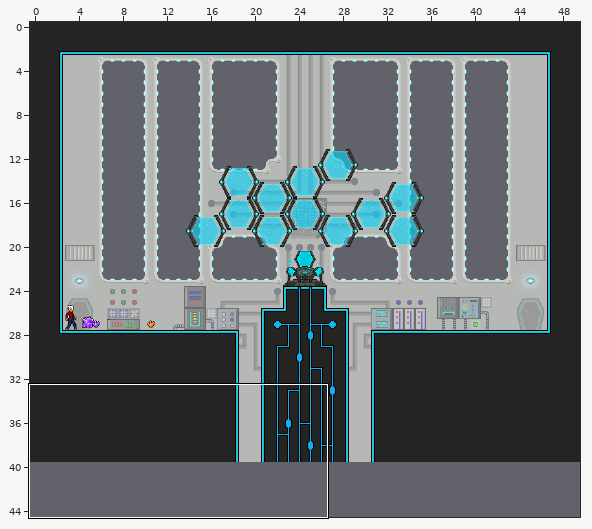
Two versions of a level (Tiled map (JSON), res/map/Finale.json). The picture above shows the old version from afar; the outline marks the close-up.
Close-up. First the earlier version:
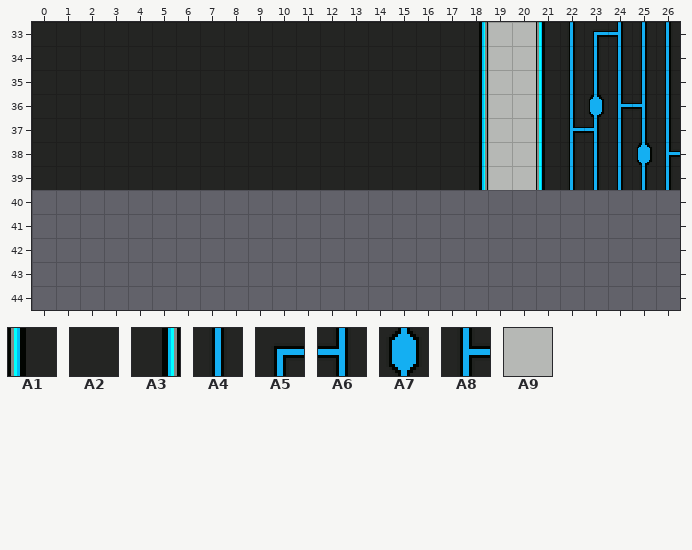
Cells are 16x16 px. Shown: x 0..26, y 33..44. The commit also changed other parts of the map, which this record leaves out. The old version is drawn lined up with the new one.
Key: from "main": A1 25, A2 26, A3 27, A4 57, A5 80, A6 84, A7 107, A8 108, A9 278.
__ is an empty cell.
Objects are placed by their top-left corner, in cells (3,4 is the top-left corner of cell 3,4); size is 1x1 cell unless given.
Layer "Tile Layer 1" before, first column x 0:
33 A2 A2 A2 A2 A2 A2 A2 A2 A2 A2 A2 A2 A2 A2 A2 A2 A2 A2 A3 A9 A9 A1 A4 A5 A6 A4 A4
34 A2 A2 A2 A2 A2 A2 A2 A2 A2 A2 A2 A2 A2 A2 A2 A2 A2 A2 A3 A9 A9 A1 A4 A4 A4 A4 A4
35 A2 A2 A2 A2 A2 A2 A2 A2 A2 A2 A2 A2 A2 A2 A2 A2 A2 A2 A3 A9 A9 A1 A4 A4 A4 A4 A4
36 A2 A2 A2 A2 A2 A2 A2 A2 A2 A2 A2 A2 A2 A2 A2 A2 A2 A2 A3 A9 A9 A1 A4 A7 A8 A6 A4
37 A2 A2 A2 A2 A2 A2 A2 A2 A2 A2 A2 A2 A2 A2 A2 A2 A2 A2 A3 A9 A9 A1 A8 A6 A4 A4 A4
38 A2 A2 A2 A2 A2 A2 A2 A2 A2 A2 A2 A2 A2 A2 A2 A2 A2 A2 A3 A9 A9 A1 A4 A4 A4 A7 A8
39 A2 A2 A2 A2 A2 A2 A2 A2 A2 A2 A2 A2 A2 A2 A2 A2 A2 A2 A3 A9 A9 A1 A4 A4 A4 A4 A4
40 __ __ __ __ __ __ __ __ __ __ __ __ __ __ __ __ __ __ __ __ __ __ __ __ __ __ __
41 __ __ __ __ __ __ __ __ __ __ __ __ __ __ __ __ __ __ __ __ __ __ __ __ __ __ __
42 __ __ __ __ __ __ __ __ __ __ __ __ __ __ __ __ __ __ __ __ __ __ __ __ __ __ __
43 __ __ __ __ __ __ __ __ __ __ __ __ __ __ __ __ __ __ __ __ __ __ __ __ __ __ __
44 __ __ __ __ __ __ __ __ __ __ __ __ __ __ __ __ __ __ __ __ __ __ __ __ __ __ __
After the commit:
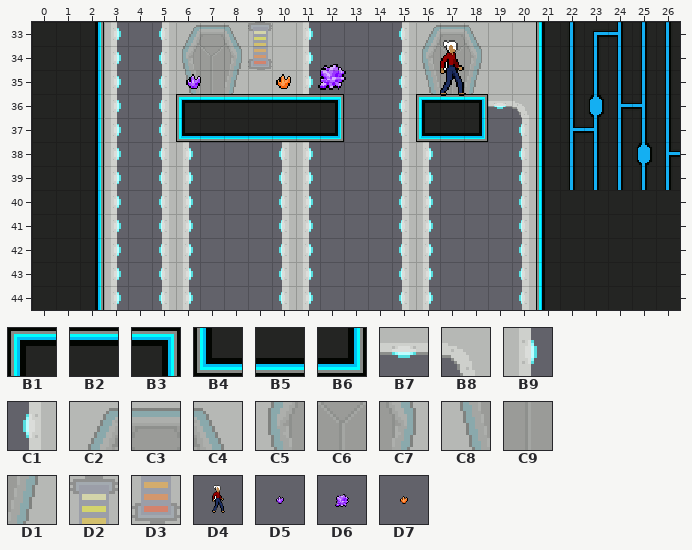
Further tiles: from "main": B1 0, B2 1, B3 2, B4 50, B5 51, B6 52, B7 248, B8 249, B9 272, C1 274, C2 320, C3 321, C4 322, C5 345, C6 346, C7 347, C8 370, C9 371, D1 372, D2 451, D3 476; from "objects": D4 0, D5 4, D6 9, D7 13.
The exact change:
{"change": "map size 50x40 -> 50x45 cells"}
{"where": "layer \"Tile Layer 1\""}
{"y":33,"x":2,"old":"A2 A2 A2 A2 A2 A2 A2 A2 A2 A2 A2 A2 A2 A2 A2 A2 A3","new":"A3 B9 __ C1 C2 C3 C4 D2 A9 B9 __ __ __ C1 C2 C3 C4"}
{"y":34,"x":2,"old":"A2 A2 A2 A2 A2 A2 A2 A2 A2 A2 A2 A2 A2 A2 A2 A2 A3","new":"A3 B9 __ C1 C5 C6 C7 D3 A9 B9 __ __ __ C1 C5 C6 C7"}
{"y":35,"x":2,"old":"A2 A2 A2 A2 A2 A2 A2 A2 A2 A2 A2 A2 A2 A2 A2 A2 A3","new":"A3 B9 __ C1 C8 C9 D1 A9 A9 B9 __ __ __ C1 C8 C9 D1"}
{"y":36,"x":2,"old":"A2 A2 A2 A2 A2 A2 A2 A2 A2 A2 A2 A2 A2 A2 A2 A2 A3 A9 A9","new":"A3 B9 __ C1 B1 B2 B2 B2 B2 B2 B3 __ __ C1 B1 B2 B3 B7 B8"}
{"y":37,"x":2,"old":"A2 A2 A2 A2 A2 A2 A2 A2 A2 A2 A2 A2 A2 A2 A2 A2 A3 A9 A9","new":"A3 B9 __ C1 B4 B5 B5 B5 B5 B5 B6 __ __ C1 B4 B5 B6 __ C1"}
{"y":38,"x":2,"old":"A2 A2 A2 A2 A2 A2 A2 A2 A2 A2 A2 A2 A2 A2 A2 A2 A3 A9 A9","new":"A3 B9 __ C1 B9 __ __ __ C1 B9 __ __ __ C1 B9 __ __ __ C1"}
{"y":39,"x":2,"old":"A2 A2 A2 A2 A2 A2 A2 A2 A2 A2 A2 A2 A2 A2 A2 A2 A3 A9 A9","new":"A3 B9 __ C1 B9 __ __ __ C1 B9 __ __ __ C1 B9 __ __ __ C1"}
{"y":40,"x":0,"old":"__ __ __ __","new":"A2 A2 A3 B9"}
{"y":40,"x":5,"old":"__ __","new":"C1 B9"}
{"y":40,"x":10,"old":"__ __","new":"C1 B9"}
{"y":40,"x":15,"old":"__ __","new":"C1 B9"}
{"y":40,"x":20,"old":"__ __ __ __ __ __ __","new":"C1 A1 A2 A2 A2 A2 A2"}
{"y":41,"x":0,"old":"__ __ __ __","new":"A2 A2 A3 B9"}
{"y":41,"x":5,"old":"__ __","new":"C1 B9"}
{"y":41,"x":10,"old":"__ __","new":"C1 B9"}
{"y":41,"x":15,"old":"__ __","new":"C1 B9"}
{"y":41,"x":20,"old":"__ __ __ __ __ __ __","new":"C1 A1 A2 A2 A2 A2 A2"}
{"y":42,"x":0,"old":"__ __ __ __","new":"A2 A2 A3 B9"}
{"y":42,"x":5,"old":"__ __","new":"C1 B9"}
{"y":42,"x":10,"old":"__ __","new":"C1 B9"}
{"y":42,"x":15,"old":"__ __","new":"C1 B9"}
{"y":42,"x":20,"old":"__ __ __ __ __ __ __","new":"C1 A1 A2 A2 A2 A2 A2"}
{"y":43,"x":0,"old":"__ __ __ __","new":"A2 A2 A3 B9"}
{"y":43,"x":5,"old":"__ __","new":"C1 B9"}
{"y":43,"x":10,"old":"__ __","new":"C1 B9"}
{"y":43,"x":15,"old":"__ __","new":"C1 B9"}
{"y":43,"x":20,"old":"__ __ __ __ __ __ __","new":"C1 A1 A2 A2 A2 A2 A2"}
{"y":44,"x":0,"old":"__ __ __ __","new":"A2 A2 A3 B9"}
{"y":44,"x":5,"old":"__ __","new":"C1 B9"}
{"y":44,"x":10,"old":"__ __","new":"C1 B9"}
{"y":44,"x":15,"old":"__ __","new":"C1 B9"}
{"y":44,"x":20,"old":"__ __ __ __ __ __ __","new":"C1 A1 A2 A2 A2 A2 A2"}
{"where": "layer \"Object Layer 1\""}
{"was": "outside this view", "now": "D4 at 15.5,33 size 4x4"}
{"was": "outside this view", "now": "D6 at 10.5,33.2 size 4x4"}
{"was": "outside this view", "now": "D5 at 4.8,33.5 size 4x4"}
{"was": "outside this view", "now": "D7 at 8.5,33.5 size 4x4"}
